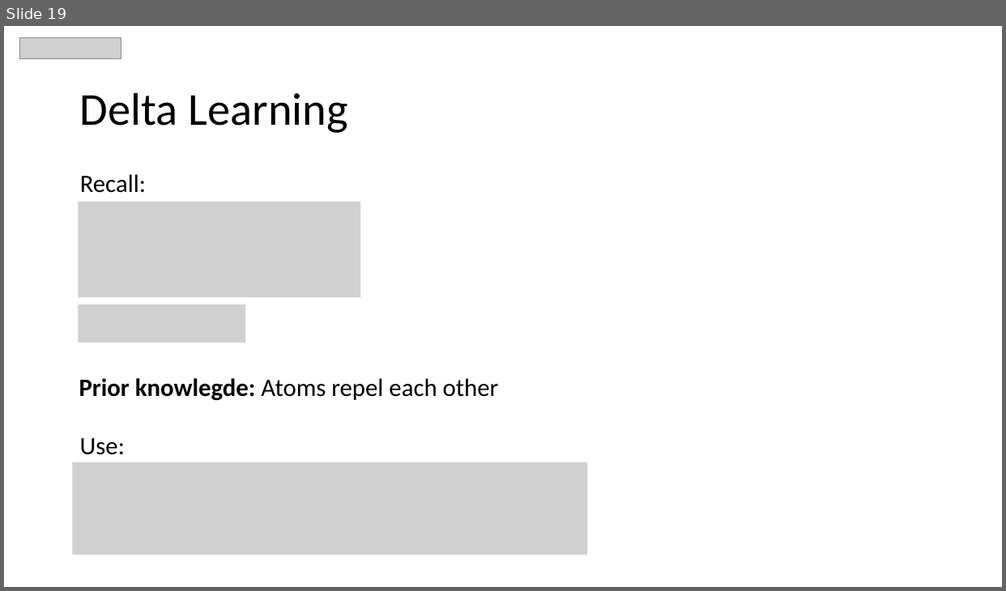
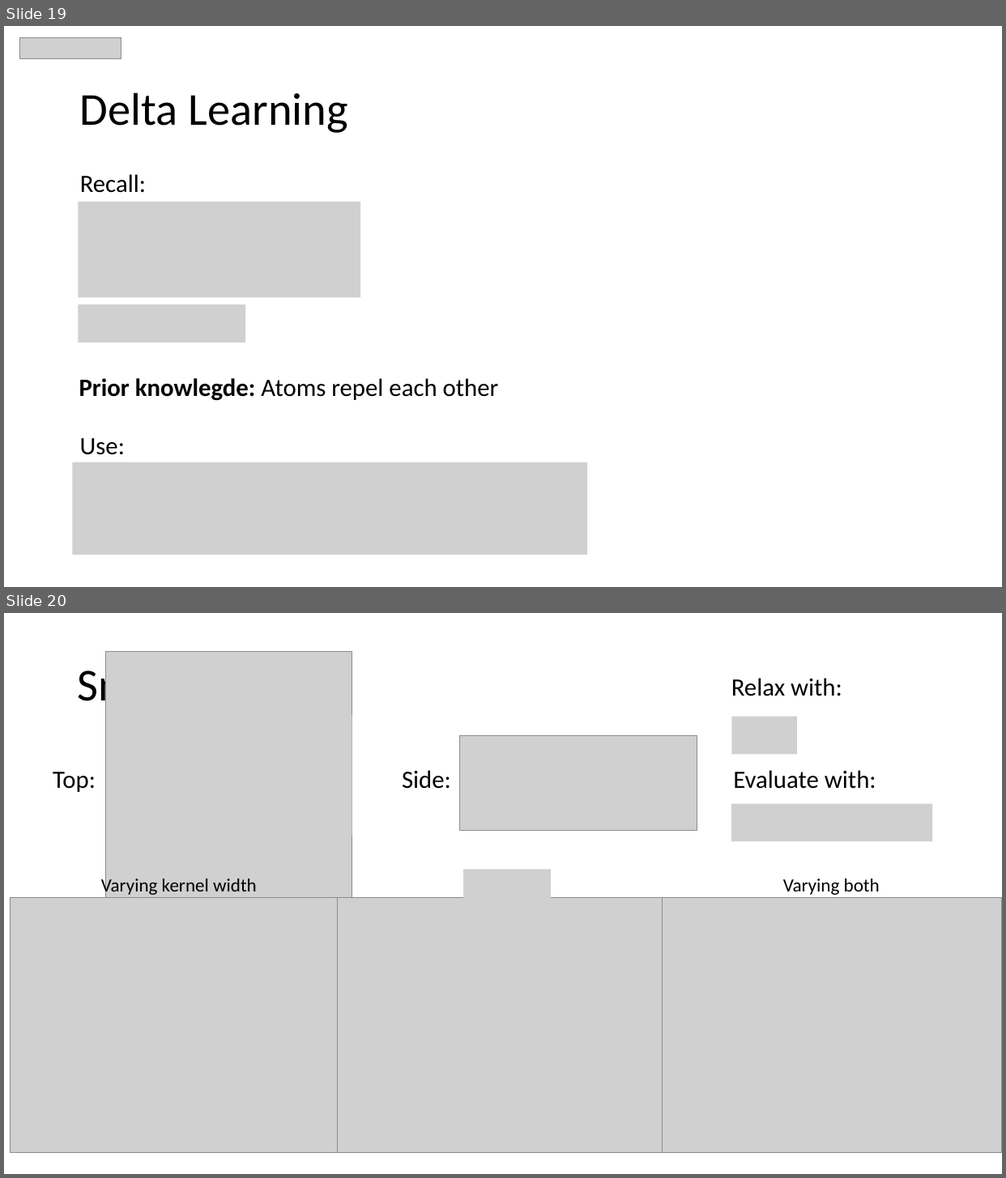
Before and after one commit to MaltheBisbo/learningForces, a slide deck: Presentations/Group meetings/2018-11-6-Malthe.pptx. Shown one above the other, each under a label of ours: slide 19 before the commit, slides 19 and 20 after it. The pictures are 1006x591 and 1006x1178 pixels, drawn with LibreOffice and Linux fonts; fonts in the diff are those of the drawing; grey boxes stand for pictures. Boxes give left, top, right and bottom in pixels: in the first picture for what was removed or moved away, otherwise in the second. Text is boxed around its words. In the diff, an @@ line names an element or a change of style, - is before the commit and + after.

```diff
--- a/Presentations/Group meetings/2018-11-6-Malthe.pptx
+++ b/Presentations/Group meetings/2018-11-6-Malthe.pptx
@@ slide 20 added at <box>4,613,1002,1174</box>, background #FFFFFF @@
@@ title added at <box>70,630,931,739</box>, 44 pt, text #000000 @@
+Sn3O3
@@ picture added at <box>106,652,351,897</box> @@
@@ text added at <box>731,678,842,696</box>, 24 pt, text #000000 @@
+Relax with:
@@ picture added at <box>731,717,797,754</box> @@
@@ picture added at <box>460,735,697,830</box> @@
@@ text added at <box>53,772,96,792</box>, 24 pt, text #000000 @@
+Top:
@@ text added at <box>402,770,451,789</box>, 24 pt, text #000000 @@
+Side:
@@ text added at <box>733,770,876,789</box>, 24 pt, text #000000 @@
+Evaluate with:
@@ picture added at <box>731,804,932,841</box> @@
@@ text added at <box>101,876,257,897</box>, 18 pt, text #000000 @@
+Varying kernel width
@@ picture added at <box>463,869,552,899</box> @@
@@ text added at <box>783,879,880,895</box>, 18 pt, text #000000 @@
+Varying both
@@ picture added at <box>10,898,350,1153</box> @@
@@ picture added at <box>338,898,678,1153</box> @@
@@ picture added at <box>662,898,1002,1153</box> @@
```
Also in this commit, not shown: 18 other slides added, 2 slides removed, 3 other files.
